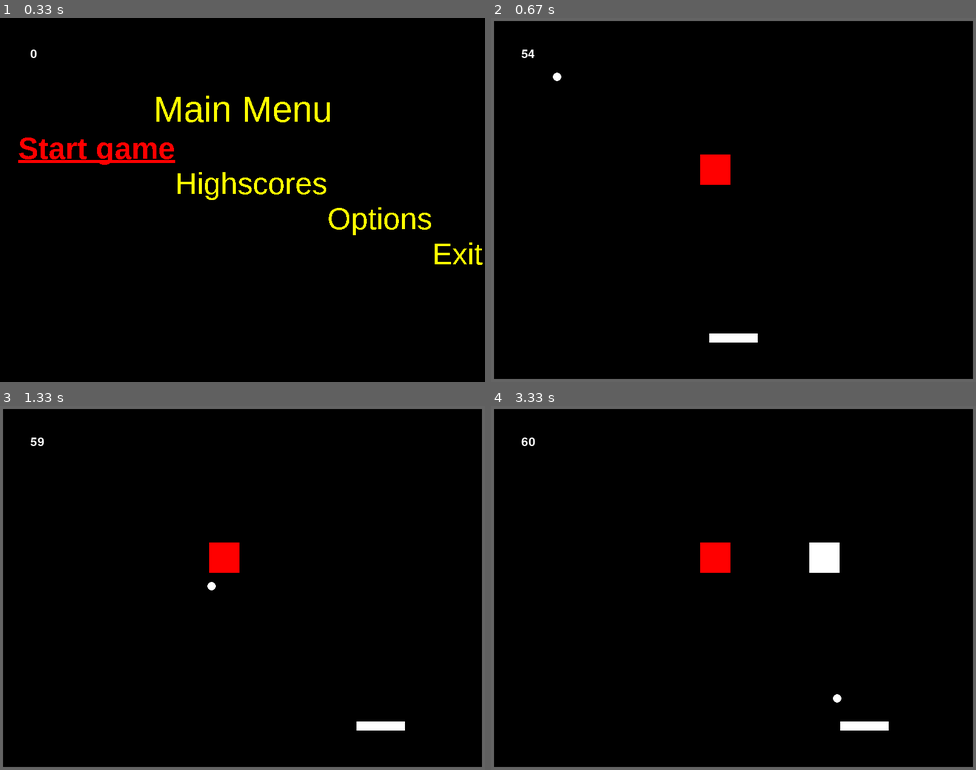
Above: before the commit, frames 1-4 (two rows, left to right).
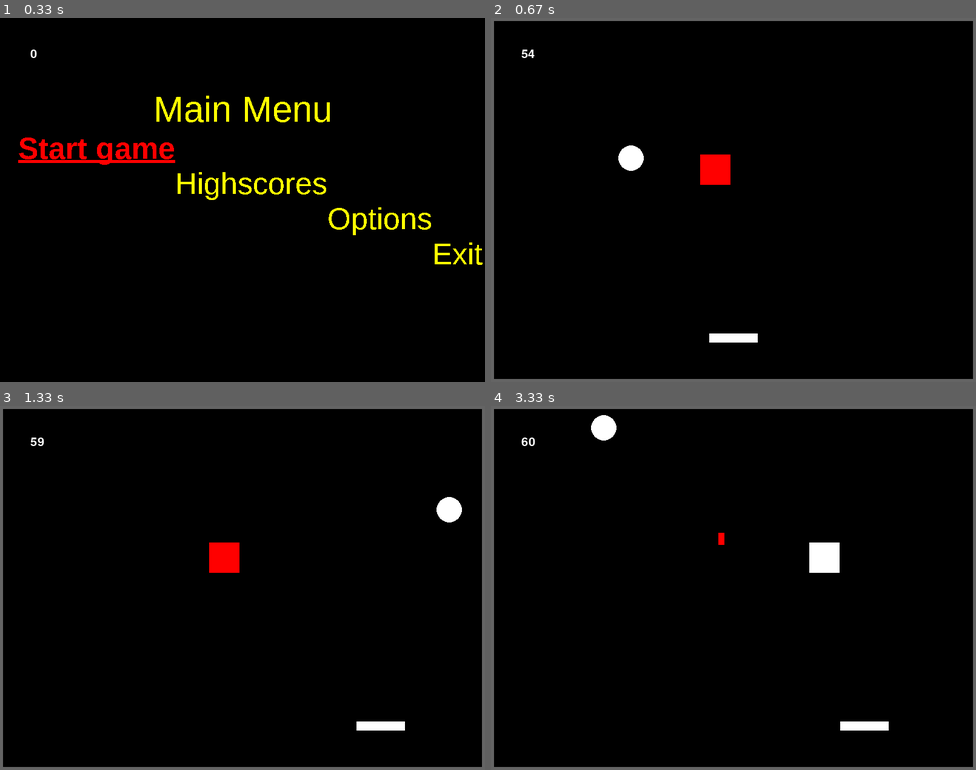
Above: after the commit, the same moments.

Repository: Gibson223/mod-5
Game: pygame game, started from py/main.py
The game is run twice, just before and just after one commit, with the same random seed, the same clock (stepped at 60 frames per second) and the same inputs.
Inputs:
- Up to frame 1 (0.33 s): no input
- Up to frame 2 (0.67 s): tap Enter at 0.33 s
- Up to frame 3 (1.33 s): hold Right 0.67-1.13 s; hold Right from 1.17 s (still down)
- Up to frame 4 (3.33 s): release Right at 1.63 s; hold Left 1.67-2.2 s; tap Home at 1.82 s; hold Left 2.23-2.63 s; hold Right 2.67-3.3 s

Frame 1 is identical in both runs. In frame 2, 0.3% of the frame differs, in the area x 12-32%, y 15-42%; in frame 3, 0.3%; in frame 4, 0.9%, in the area x 20-73%, y 2-82%.

Commit message:
basic powerup implementation. still very buggy. colors are ok

Diff:
--- a/py/constants.py
+++ b/py/constants.py
@@ -28,13 +28,13 @@
 VIEWFPS = True
 
 # Ball size and pos
-BALLRADIUS = 7
+BALLRADIUS = 7*3
 INITIAL_BALL_X = 30
 INITIAL_BALL_Y = 30
 
 #Ball speed
-INITIAL_BALL_XSPEED = 6
-INITIAL_BALL_YSPEED = 5
+INITIAL_BALL_XSPEED = 5*3
+INITIAL_BALL_YSPEED = INITIAL_BALL_XSPEED
 
 # Wall size
 WALLSIZE = 5
@@ -43,9 +43,10 @@
 PADDLEWIDTH  = 80
 PADDLEHEIGHT = 15
 PADDLE_Y_POS = 520
+PADDLEBOUNCINESS=1
 
 # Powerup chance
-POWERUP_CHANCE = 0.15
+POWERUP_CHANCE = 0.01
 
 # Paddle speed
 PADDLESPEED = 6
--- a/py/main.py
+++ b/py/main.py
@@ -9,7 +9,7 @@
 import objects, constants, keyBindings
 from enum import Enum
 import random
-# import time  # TODO use pygame.time functionality instead
+import time # TODO use pygame.time functionality instead
 
 
 def init():
@@ -133,7 +133,7 @@
     walls = [None, None, None, None]
     PowerUps = None
     readyPowerUp = None
-
+    currentPowerUps = None
     # self.collisionHandler
 
     def __init__(self):
@@ -163,7 +163,7 @@
         self.time_until_next_block = 0
         self.last_block_time = 0
         self.blocklist=[]
-
+        self.currentPowerUps=[]
         # Play some music!
         # use one of these
         # AudioObj.playMusic('highScore')
@@ -193,8 +193,19 @@
             self.playerBall.respawn()
 
         if keyBindings.checkPress('activate', keysPressed) and self.readyPowerUp:
-            self.readyPowerUp.activate()
-            self.readyPowerUp = None
+            pass
+
+    def check_powerup_status(self):
+        for p in self.currentPowerUps:
+            if p[0] < time.time():
+                print("removed powerup")
+                print(p[1])
+                self.paddle.color=constants.colors["WHITE"]
+                self.paddle.update()
+                self.playerBall.color=constants.colors["WHITE"]
+                #self.ballObj.updateproperties()
+                self.currentPowerUps.remove(p)
+                #TODO actually deactive powerup
 
     def updateGame(self):
         """
@@ -202,6 +213,7 @@
         """
         # Handle collisions
         self.collisionHandler.evaluate()
+        self.check_powerup_status()
 
         if pygame.time.get_ticks() >= self.last_block_time + self.time_until_next_block:
             self.last_block_time = pygame.time.get_ticks()
@@ -294,14 +306,28 @@
             if isinstance(c, objects.Block):
                 c_newhp = c.reduceHP(self.game.playerBall.xspeed, self.game.playerBall.yspeed)
                 if c_newhp <= 0:
-                    GameObj.removeblock(c)
-
-                    # Randomly generate powerup
-                    if random.random() < constants.POWERUP_CHANCE:
-                        # Create object and add to relevant sprite lists
-                        newPowerUp = objects.PowerUp.PowerUpSprite(self.game.playerBall.rect.x, self.game.playerBall.rect.y)
+
+
+                    if c.type=="red":
+                        newPowerUp = objects.PowerUp.PowerUpSprite(self.game.playerBall.rect.x, self.game.playerBall.rect.y, "red")
                         self.game.AllSpritesList.add(newPowerUp)
                         self.game.powerUpSpritesList.add(newPowerUp)
+                    elif c.type=="blue":
+                        newPowerUp = objects.PowerUp.PowerUpSprite(self.game.playerBall.rect.x, self.game.playerBall.rect.y, "blue")
+                        self.game.AllSpritesList.add(newPowerUp)
+                        self.game.powerUpSpritesList.add(newPowerUp)
+                    elif c.type=="green":
+                        newPowerUp = objects.PowerUp.PowerUpSprite(self.game.playerBall.rect.x, self.game.playerBall.rect.y, "green")
+                        self.game.AllSpritesList.add(newPowerUp)
+                        self.game.powerUpSpritesList.add(newPowerUp)
+                    # Randomly generate powerup
+                    elif random.random() < constants.POWERUP_CHANCE:
+                        # Create object and add to relevant sprite lists
+                        newPowerUp = objects.PowerUp.PowerUpSprite(self.game.playerBall.rect.x, self.game.playerBall.rect.y, "random")
+                        self.game.AllSpritesList.add(newPowerUp)
+                        self.game.powerUpSpritesList.add(newPowerUp)
+
+                    GameObj.removeblock(c)
 
             isVertical = CollisionHandling.find_bounce_is_vertical(self.game.playerBall, c)
 
@@ -316,6 +342,51 @@
         for c in powerUpCollisions:
             self.game.readyPowerUp = c.powerUp
             print("caught %s powerup" % self.game.readyPowerUp.type)
+
+
+
+            (powerup_entry,powerup_properties) = self.game.readyPowerUp.activate()
+            self.game.currentPowerUps.append(powerup_entry) #TODO actually activate powerup
+
+            powerup_color=constants.colors[  powerup_properties[1]  ]
+            value = powerup_properties[5]
+
+
+            if powerup_properties[3]=="ball":
+                powerup_object=self.game.playerBall
+            elif powerup_properties[3]=="paddle":
+                powerup_object=self.game.paddle
+
+            if powerup_properties[4]=="radius":
+                powerup_object.radius=value
+            elif powerup_properties[4]=="speed":
+                powerup_object.xspeed=value
+                powerup_object.yspeed=value
+            elif powerup_properties[4]=="width":
+                powerup_object.width=value
+
+            print("powerup_object")
+            print(powerup_properties[4])
+
+            print("attribute")
+            print(powerup_properties[5])
+
+            print("value")
+            print(value)
+            #TODO update paddle size, ball size, ball speed
+            #TODO unset powerups
+
+            powerup_object.color=powerup_color
+            powerup_object.update_bonus()
+
+            #self.game.AllSpritesList.remove(powerup_object)
+            #self.game.CollisionSpritesList.remove(powerup_object)
+            #self.game.AllSpritesList.add(powerup_object)
+            #self.game.CollisionSpritesList.add(powerup_object)
+
+
+            #self.paddle.update()
+            self.game.readyPowerUp = None
 
     @staticmethod
     def find_bounce_is_vertical(ballObj, collisionObj):
--- a/py/objects.py
+++ b/py/objects.py
@@ -2,10 +2,13 @@
 from pygame.locals import *
 import constants
 import random
+import time
 
 class Block(pygame.sprite.Sprite):
     """
     """
+
+    #type=None
     def __init__(self, type, width, height):
 
         super().__init__()
@@ -18,11 +21,12 @@
             self.initialhp = constants.BLOCK_INITIAL_HP*8
         if type=="green":
             color=constants.colors["GREEN"]
-            self.initialhp = constants.BLOCK_INITIAL_HP*2
+            self.initialhp = constants.BLOCK_INITIAL_HP*4
         if type=="blue":
             color=constants.colors["BLUE"]
-            self.initialhp = constants.BLOCK_INITIAL_HP*3
-
+            self.initialhp = constants.BLOCK_INITIAL_HP*6
+
+        self.type = type
         self.hp = self.initialhp
 
         self.initialColor = color
@@ -70,12 +74,14 @@
 
         # Pass in the color of the Ball, and its x and y position, width and height.
         # Set the background color and set it to be transparent
-        self.image = pygame.Surface([radius*2, radius*2])
+
         #self.image.fill(WHITE)
         #self.image.set_colorkey(WHITE)
-
+        self.color=color
+        self.radius=radius
+        self.image = pygame.Surface([self.radius*2, self.radius*2])
         # Draw the Ball (a circle)
-        pygame.draw.circle(self.image, color, [radius,radius], radius)
+        self.circle = pygame.draw.circle(self.image, self.color, [self.radius,self.radius], self.radius)
 
         # Fetch the rectangle object that has the dimensions of the screen.
         self.rect = self.image.get_rect()
@@ -92,6 +98,14 @@
         self.yfloat = float(self.rect.y)
 
         self.col_this_frame = [False, False]  # [x, y]
+
+    def update_bonus(self):
+        #pass
+        #self.image = pygame.Surface([self.radius*2, self.radius*2])
+        self.image = pygame.transform.scale(self.image, (self.radius*2, self.radius*2))
+        pygame.draw.circle(self.image, self.color, [self.radius,self.radius], self.radius)
+        #self.rect = self.image.get_rect()
+        #self.image.fill(self.color)
 
     def bounce(self, bounceIsVertical):
         """
@@ -132,6 +146,9 @@
         self.xspeed = constants.INITIAL_BALL_XSPEED
         self.yspeed = constants.INITIAL_BALL_YSPEED
 
+    #def updateproperties():
+
+
 
 class Paddle(pygame.sprite.Sprite):
     """
@@ -143,13 +160,23 @@
         # Paddle located in middle of screen
         left = (constants.WINDOW_WIDTH // 2 ) - (width // 2)
 
-        self.image = pygame.Surface([width, height])
-        self.image.fill(color)
+        self.color=color
+        self.width=width
+        self.height=height
+        self.image = pygame.Surface([self.width, self.height])
+        self.image.fill(self.color)
         self.rect = self.image.get_rect()
 
         self.rect.x = left
         self.rect.y = y_position
-
+        self.bounciness=1
+
+    def update_bonus(self):
+        #self.image=pygame.Surface([self.width, self.height]) #TODO check if this works
+        self.image = pygame.Surface([self.width, self.height])
+        self.image.fill(self.color)
+        #self.rect = self.image.get_rect()
+        #   self.rect = self.image.get_rect()
 
 class Wall(pygame.sprite.Sprite):
     """
@@ -195,31 +222,36 @@
     """
 
     """
-    # ('name', rng_chance, color)
-    types = [('speed', 8, 'CYAN'),
-             ('rocket', 1, 'ORANGE'),
-             ('laser', 3, 'RED')]
+
+    types = ["blue","red","green"]
+                    # ('name', rng_chance, color, duration, object, attribute, new_value)
+    type_properties= {"blue"  :( 8, "BLUE",  8, "ball",   "radius", constants.BALLRADIUS*2 ),
+                      "red"   :( 1, "RED",   7, "ball",   "speed",  constants.INITIAL_BALL_XSPEED*2),
+                      "green" :( 3, "GREEN", 5, "paddle", "width",  constants.PADDLEWIDTH*2)}
     type = None
     color = None
 
     def __init__(self):
-        self.type = PowerUp.generateType()
-        self.color = self.getTypeInfo()[2]
+        self.current_powerups=[]
+
 
     @staticmethod
-    def generateType():
-        rngchoose = 0.0
-        rngtotal = 0.0
-        for t in PowerUp.types:
-            rngtotal += t[1]
-            # print(rngtotal)
-        rngnum = random.uniform(0, rngtotal)
-        for t in PowerUp.types:
-            rngchoose += t[1]
-            if rngnum <= rngchoose:
-                return t[0]
-        else:
-            print("Warning, no PowerUp type was generated")
+    def generateType(power_type):
+        if power_type=="random":
+            rngchoose = 0.0
+            rngtotal = 0.0
+            for t in PowerUp.types:
+                rngtotal += PowerUp.type_properties[t][0] #add type property
+                # print(rngtotal)
+            rngnum = random.uniform(0, rngtotal)
+            for t in PowerUp.types:
+                rngchoose += PowerUp.type_properties[t][0]
+                if rngnum <= rngchoose:
+                    return t
+                else:
+                    print("Warning, no PowerUp type was generated")
+        else:
+            return power_type
 
     def getTypeInfo(self):
         for t in self.types:
@@ -230,10 +262,14 @@
     def activate(self):
         # Do something
         print('activate %s' % self.type)
+        print(self.properties[2])
+        list_entry = ( ((time.time()+self.properties[2]),self.type  ) )
+        return (list_entry,self.properties)
 
         # After doing something, the reference to the object is removed.
 
     class PowerUpSprite(pygame.sprite.Sprite):
+        #TODO fix why are red power ups bugged?
         """
         Contains the object of a powerup that is displayed on the screen.
         """
@@ -241,10 +277,16 @@
         height = 20
         powerUp = None
 
-        def __init__(self, x, y):
+        def __init__(self, x, y, power_type):
             super().__init__()
-
             self.powerUp = PowerUp()
+
+            self.powerUp.type = PowerUp.generateType(power_type)
+
+
+            self.powerUp.properties = PowerUp.type_properties[self.powerUp.type]
+            self.powerUp.color = self.powerUp.properties[1]
+
 
             self.image = pygame.Surface([self.width, self.height])
             self.image.fill(constants.colors[self.powerUp.color])
